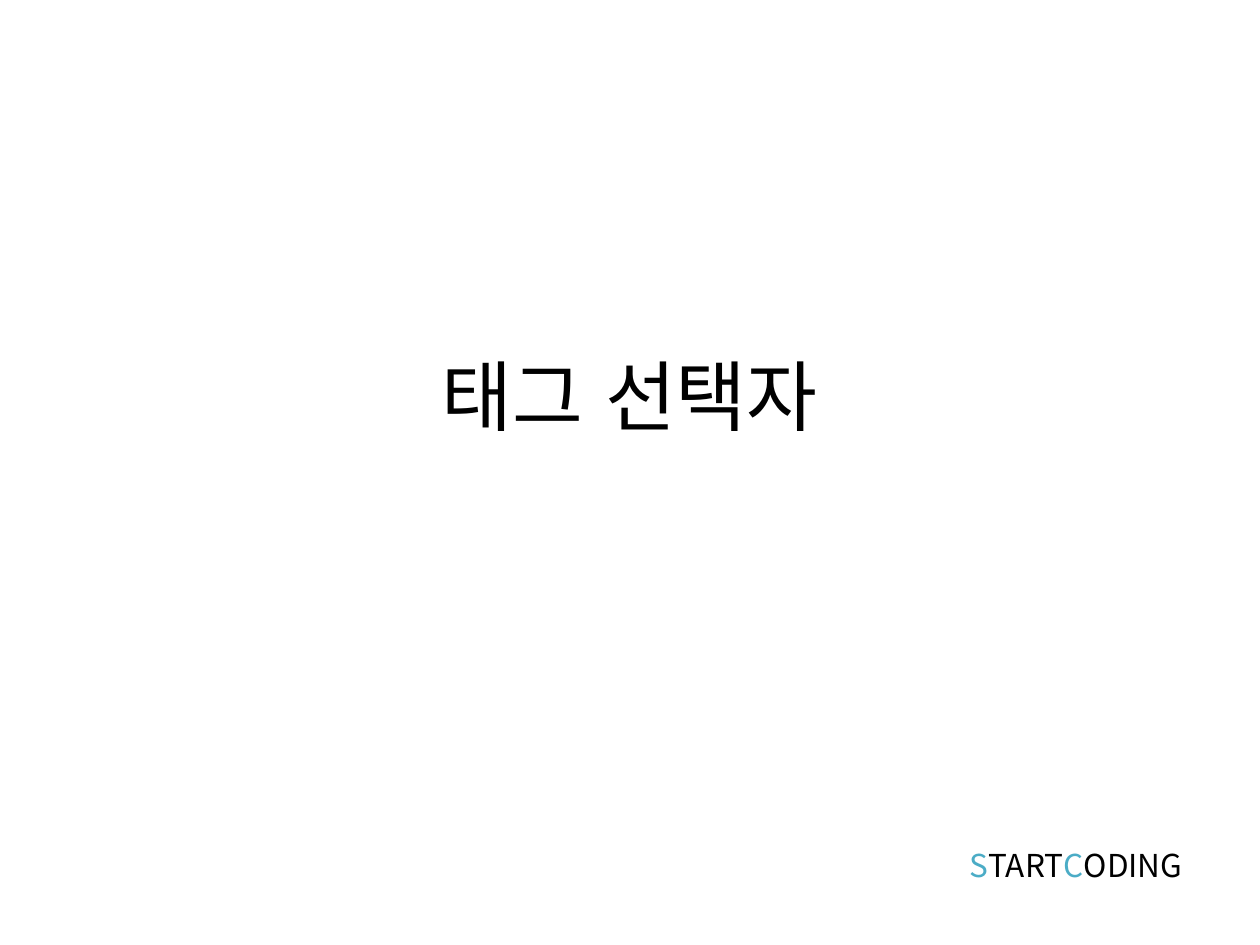
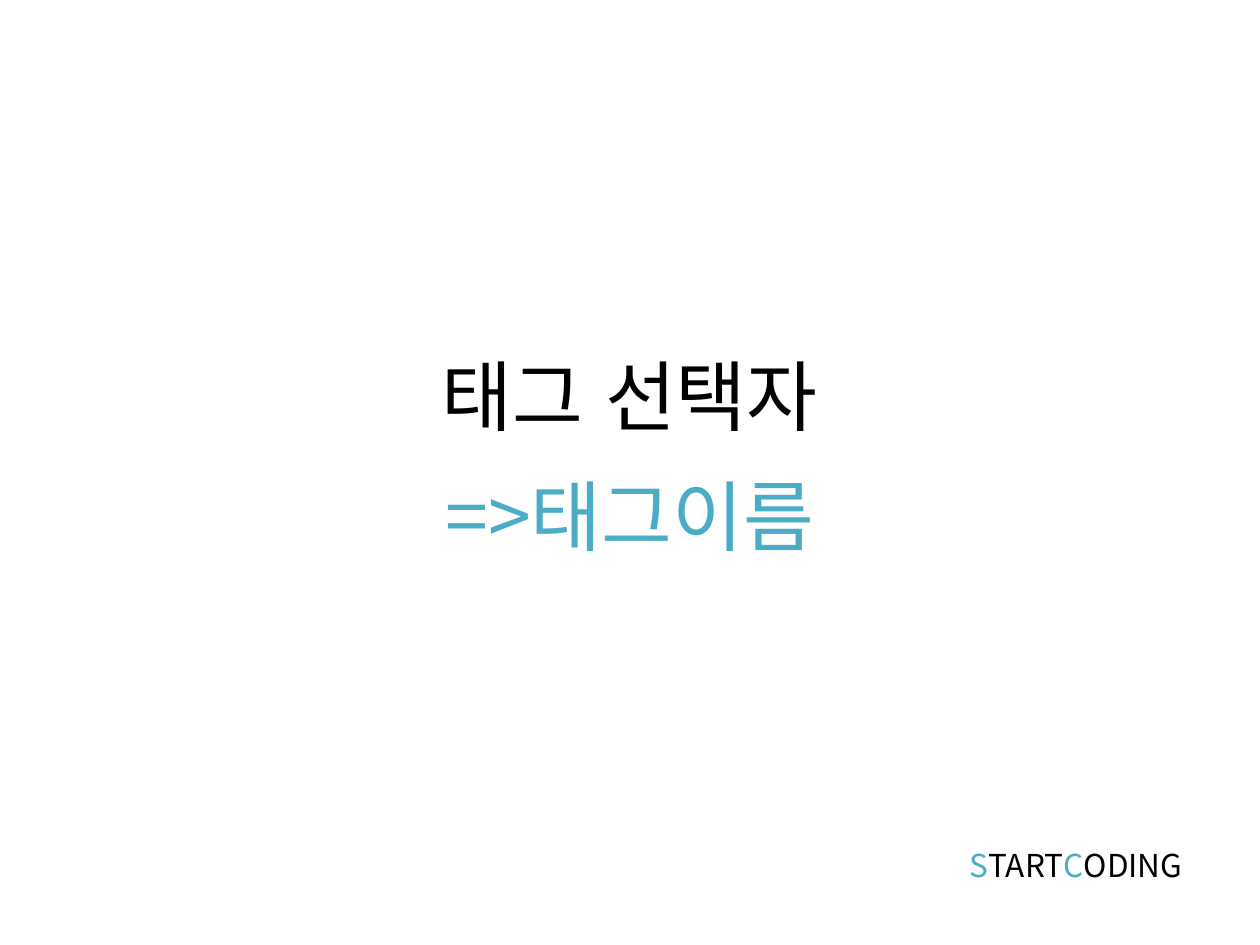
Before and after one commit to kwonkijun/web, a slide deck: slide 4 of 프론트엔드기초(PPT)/CSS3 2강_CSS 셀렉터.pptx. Drawn at 1260x945 pixels with LibreOffice and Linux fonts; fonts in the diff are those of the drawing. Boxes give left, top, right and bottom in pixels: in the first picture for what was removed or moved away, otherwise in the second. Text is boxed around its words. In the diff, an @@ line names an element or a change of style, - is before the commit and + after.

```diff
--- a/프론트엔드기초(PPT)/CSS3 2강_CSS 셀렉터.pptx
+++ b/프론트엔드기초(PPT)/CSS3 2강_CSS 셀렉터.pptx
@@ text added at (445, 481, 814, 551), 44 pt, text #4BACC6 @@
+=>태그이름
```
Also in this commit, not shown: 9 other slides changed, 29 other files.
